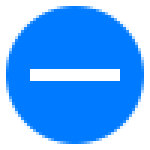
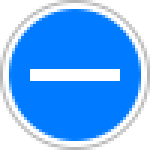
Layered file, before and after one edit (150 x 150). Changes by layer:
added layer "Ellipse 1 Kopie" above "Ellipse 1" over bbox(0, 0, 150, 150)
painted on "Ellipse 1" over bbox(6, 6, 144, 144)
